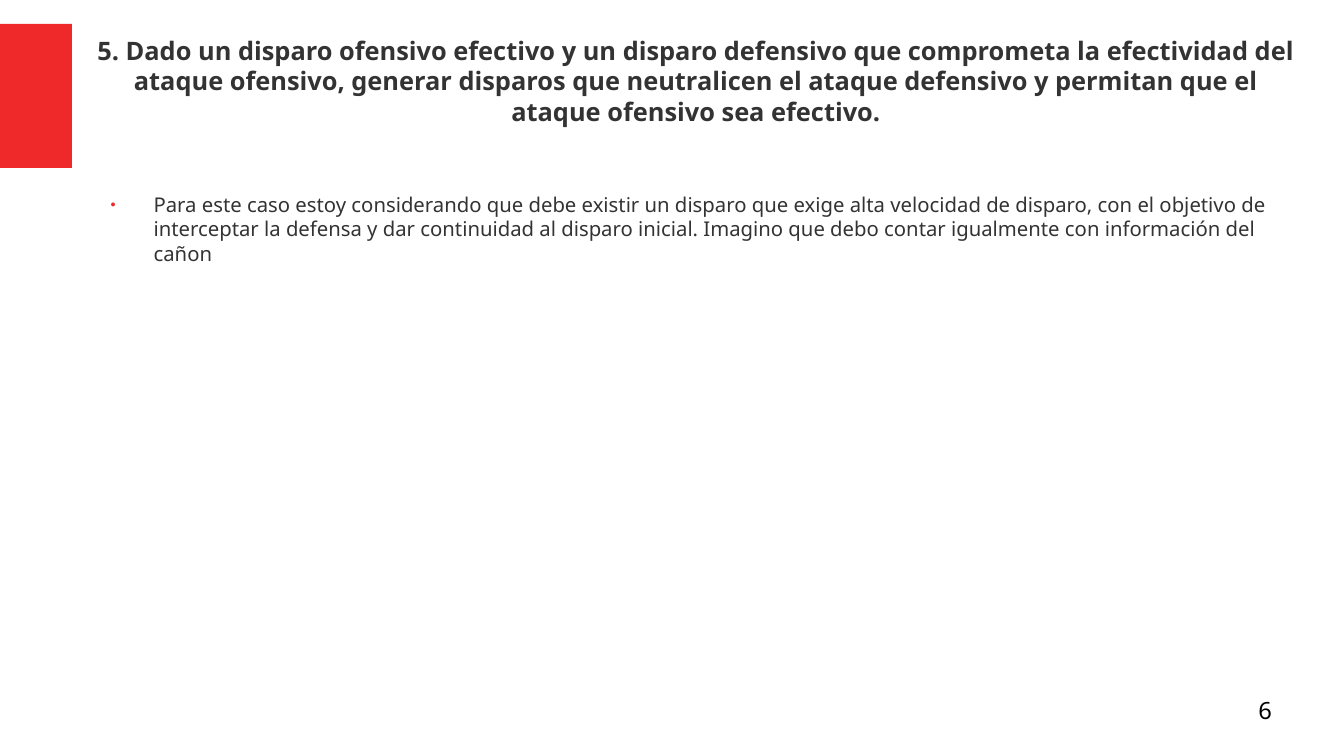
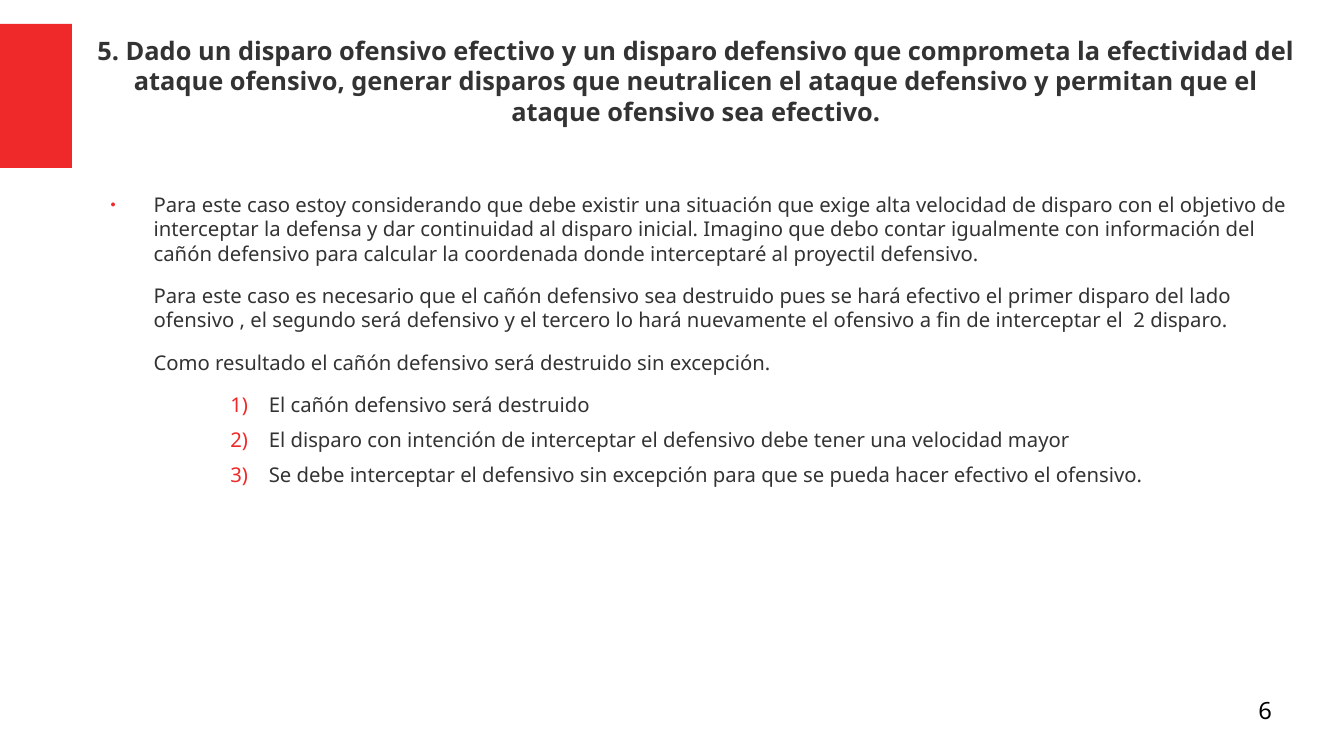
Before and after one commit to Julian-guillermo-zapata-rugeles/parcial-3, a slide deck: slide 6 of Analisis_Problema_Editable.odp. Drawn at 1344x756 pixels with LibreOffice and Linux fonts; fonts in the diff are those of the drawing. Boxes give left, top, right and bottom in pixels: in the first picture for what was removed or moved away, otherwise in the second. Text is boxed around its words. In the diff, an @@ line names an element or a change of style, - is before the commit and + after.

```diff
--- a/Analisis_Problema_Editable.odp
+++ b/Analisis_Problema_Editable.odp
@@ text at (154, 196, 1286, 487): text changed @@
-● Para este caso estoy considerando que debe existir un disparo que exige alta velocidad de disparo, con el objetivo de interceptar la defensa y dar continuidad al disparo inicial. Imagino que debo contar igualmente con información del cañon
+● Para este caso estoy considerando que debe existir una situación que exige alta velocidad de disparo con el objetivo de interceptar la defensa y dar continuidad al disparo inicial. Imagino que debo contar igualmente con información del cañón defensivo para calcular la coordenada donde interceptaré al proyectil defensivo.
+Para este caso es necesario que el cañón defensivo sea destruido pues se hará efectivo el primer disparo del lado ofensivo , el segundo será defensivo y el tercero lo hará nuevamente el ofensivo a fin de interceptar el 2 disparo.
+Como resultado el cañón defensivo será destruido sin excepción.
+    1) El cañón defensivo será destruido
+    2) El disparo con intención de interceptar el defensivo debe tener una velocidad mayor
+    3) Se debe interceptar el defensivo sin excepción para que se pueda hacer efectivo el ofensivo.
```
Also in this commit, not shown: 2 other slides changed.
